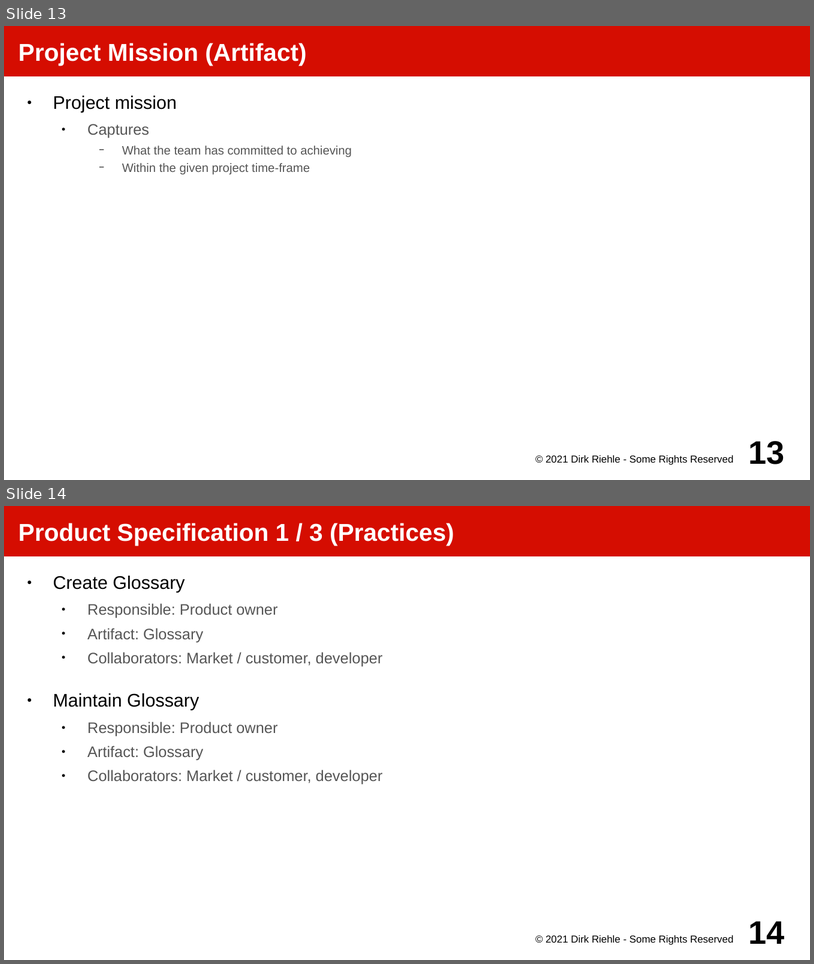
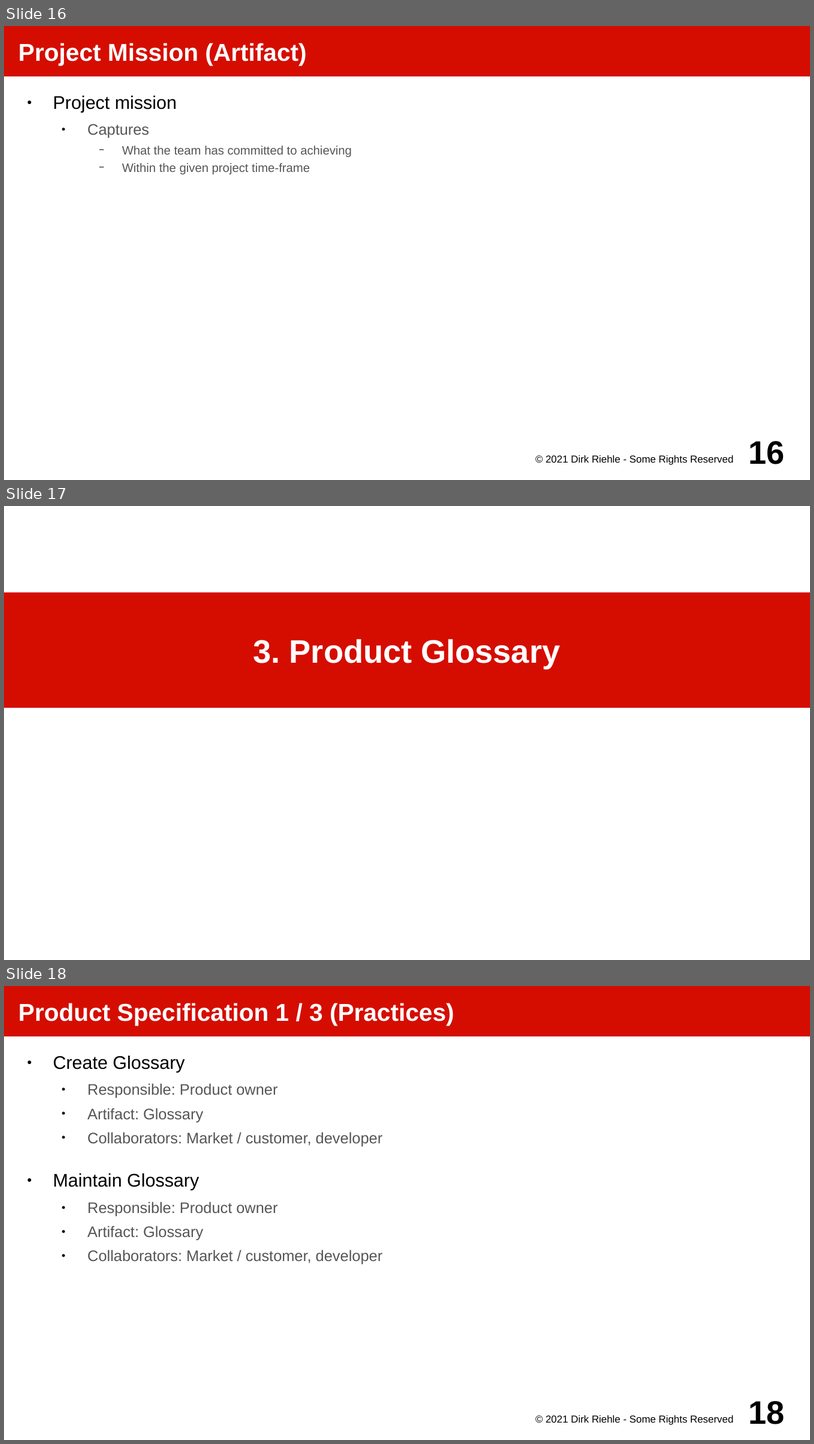
Before and after one commit to dirkriehle/amos-course, a slide deck: Lecture slides/AMOS D01 - Product Management.odp. Shown one above the other, each under a label of ours: slides 13 and 14 before the commit, slides 16, 17 and 18 after it. The pictures are 814x964 and 814x1444 pixels, drawn with LibreOffice and Linux fonts; fonts in the diff are those of the drawing. Boxes give left, top, right and bottom in pixels: in the first picture for what was removed or moved away, otherwise in the second. Text is boxed around its words. In the diff, an @@ line names an element or a change of style, - is before the commit and + after.

```diff
--- a/Lecture slides/AMOS D01 - Product Management.odp
+++ b/Lecture slides/AMOS D01 - Product Management.odp
@@ slide 17 added at [4,506,810,960], background #FFFFFF @@
@@ title added at [4,592,810,707], fill #D50D01, 32 pt, text #FFFFFF, bold @@
+3. Product Glossary
@@ what was slide 13 is now slide 16 @@
@@ page number at [749,441,785,464]: text changed @@
-13
+16
@@ what was slide 14 is now slide 18 @@
@@ page number at [749,1401,785,1424]: text changed @@
-14
+18
```
Also in this commit, not shown: 7 other slides added, 15 other files.
